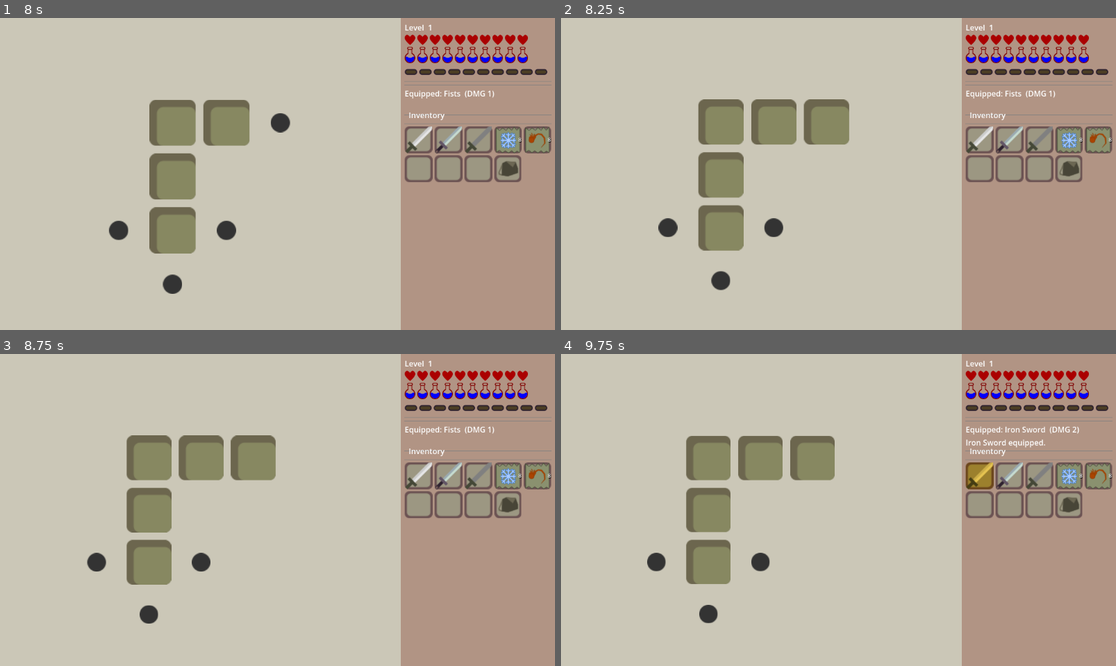
Above: before the commit, frames 1-4 (two rows, left to right).
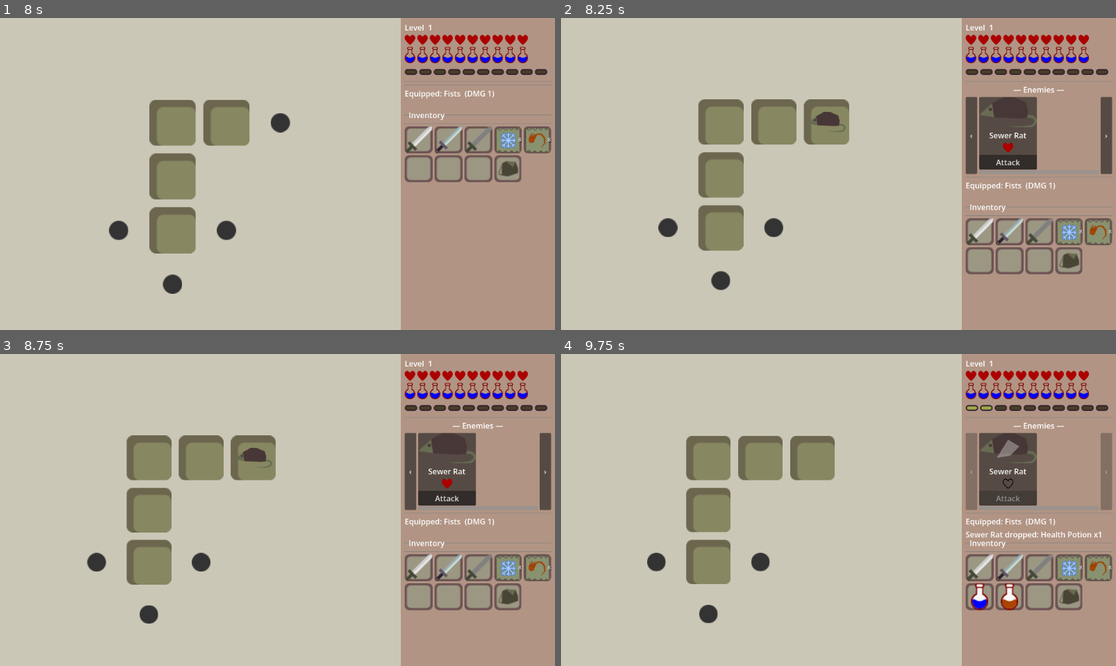
Above: after the commit, the same moments.

Repository: jiexdrop/run-reset
Game: Godot game, scene res://scenes/init.tscn
Same seed, same stepped clock (60 frames per second), same inputs: the game is played once before the commit and once after it.
Inputs (mouse positions are in pixels of both pictures, inside the frame that each line leads up to):
- Up to frame 1 (8 s): click "New Game" at 0.5 s; click (510, 167) at 1.25 s; click "✕" at 2 s; click (510, 167) at 2.75 s; click "✕" at 3.5 s; click (510, 167) at 4.25 s; click "✕" at 5 s; tap Enter at 5.75 s; drag from (199, 252) to (277, 174) at 5.77 s; drag from (266, 142) to (199, 208) at 6.52 s; move the mouse to (172, 267) at 7.27 s; click (172, 267) at 7.42 s
- Up to frame 2 (8.25 s): drag from (844, 124) to (733, 230) at 8.02 s
- Up to frame 3 (8.75 s): no input
- Up to frame 4 (9.75 s): click (971, 472) at 8.75 s, where only the run after the commit has a clickable "‹"; click (1010, 497) at 9.5 s, where only the run after the commit has a clickable "Attack"

Frame 1 is identical in both runs. In frame 2, 7.7% of the frame differs, in the area x 45-100%, y 21-83%; in frame 3, 7.7%; in frame 4, 8.2%, in the area x 72-100%, y 16-83%.
Error before the commit: Invalid assignment of property or key 'loot_table' with value of type 'Array' on a base object of type 'Resource (MobDef)'. (res://autoloads/mob_registry.gd:53)

Commit message:
as Array[Dictionary] to fix casting bug

Diff:
--- a/autoloads/mob_registry.gd
+++ b/autoloads/mob_registry.gd
@@ -53,7 +53,7 @@
 	spider.loot_table = [
 		{ "item_key": "health_potion", "chance": 0.12, "min": 1, "max": 1 },
 		{ "item_key": "energy_potion", "chance": 0.12, "min": 1, "max": 1 },
-	]
+	] as Array[Dictionary]
 	_registry["spider"] = spider
 
 	# ── Sewer Rat ──────────────────────────────────────────────────────────────
@@ -71,7 +71,7 @@
 	rat.loot_table = [
 		{ "item_key": "health_potion", "chance": 0.12, "min": 1, "max": 1 },
 		{ "item_key": "energy_potion", "chance": 0.12, "min": 1, "max": 1 },
-	]
+	] as Array[Dictionary]
 	_registry["rat"] = rat
 
 	# ── Glaciarch (Ribera boss) ─────────────────────────────────────────────────
@@ -94,7 +94,7 @@
 	glaciarch.loot_table = [
 		{ "item_key": "energy_potion", "chance": 1.0, "min": 1, "max": 1 },
 		{ "item_key": "health_potion", "chance": 0.3, "min": 1, "max": 1 },
-	]
+	] as Array[Dictionary]
 	_registry["glaciarch"] = glaciarch
 
 	# ── Frozelin (Ribera regular) ────────────────────────────────────────────────
@@ -112,7 +112,7 @@
 	frozelin.loot_table = [
 		{ "item_key": "health_potion", "chance": 0.12, "min": 1, "max": 1 },
 		{ "item_key": "energy_potion", "chance": 0.12, "min": 1, "max": 1 },
-	]
+	] as Array[Dictionary]
 	_registry["frozelin"] = frozelin
 
 	# ── Gomelin (Pikoterra boss) ─────────────────────────────────────────────────
@@ -135,7 +135,7 @@
 	gomelin.loot_table = [
 		{ "item_key": "health_potion", "chance": 1.0, "min": 1, "max": 1 },
 		{ "item_key": "energy_potion", "chance": 0.3, "min": 1, "max": 1 },
-	]
+	] as Array[Dictionary]
 	_registry["gomelin"] = gomelin
 
 	# ── Pikonaut (Pikoterra regular) ─────────────────────────────────────────────
@@ -153,7 +153,7 @@
 	pikonaut.loot_table = [
 		{ "item_key": "health_potion", "chance": 0.12, "min": 1, "max": 1 },
 		{ "item_key": "energy_potion", "chance": 0.12, "min": 1, "max": 1 },
-	]
+	] as Array[Dictionary]
 	_registry["pikonaut"] = pikonaut
 
 	# ── Add more mobs here ────────────────────
